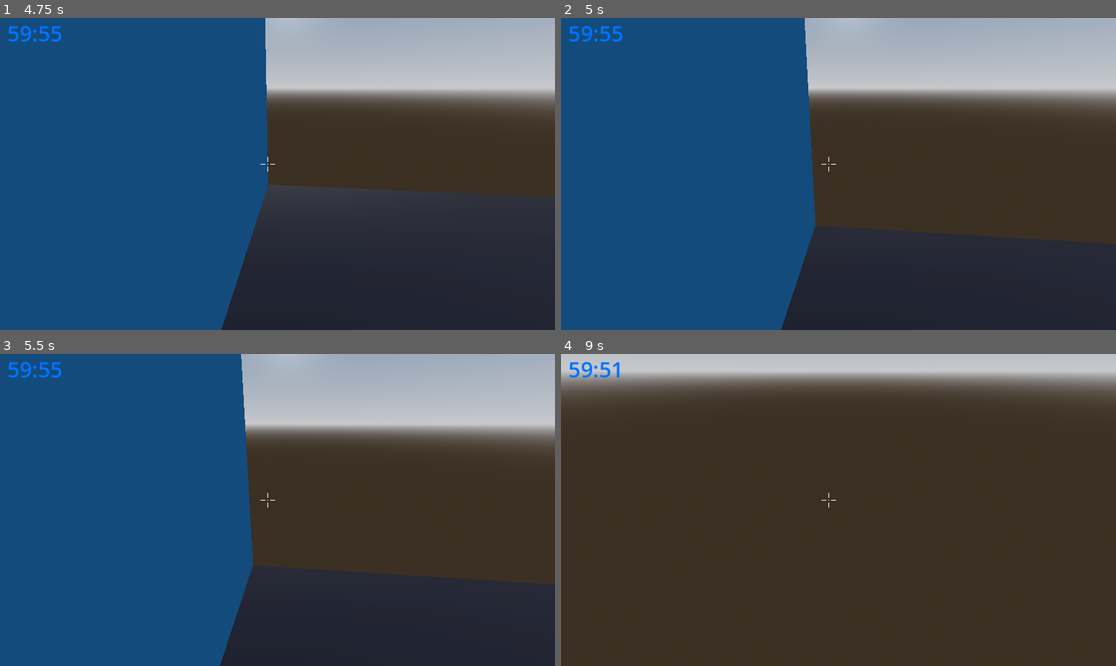
Above: before the commit, frames 1-4 (two rows, left to right).
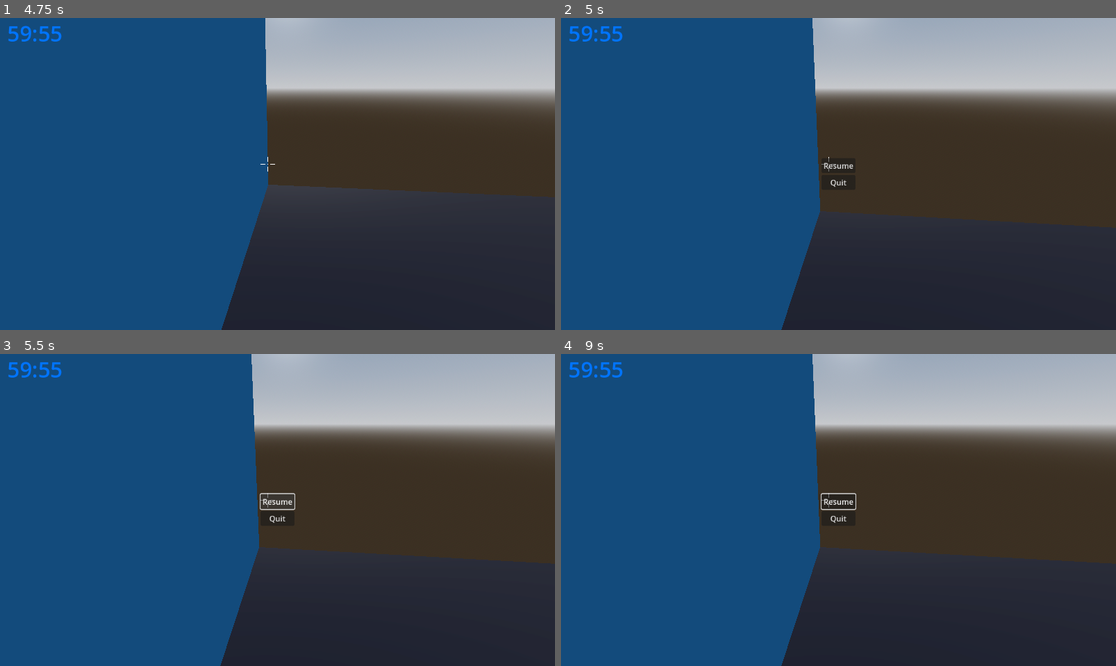
Above: after the commit, the same moments.

Repository: moriartyjk/nova_horizons
Game: Godot game, scene res://scenes/menus/main_menu.tscn
Two runs of this game, one before a commit and one after it. Both use one fixed random seed, a clock stepped at 60 frames per second and the inputs below.
Inputs (mouse positions are in pixels of both pictures, inside the frame that each line leads up to):
- Up to frame 1 (4.75 s): click "Play" at 0.5 s; tap Enter (ui_accept) at 1.25, 1.52, 2.27, 3.77, 4.52 s; move the mouse to (399, 158) at 1.27 s; hold D (move_right) 1.28-2.03 s; tap E (interact) every 0.75 s from 1.35 to 4.35 s; click (399, 158) at 1.42 s; move the mouse to (249, 174) at 2.02 s; hold W (move_forward) from 2.03 s (still down); move the mouse to (288, 167) at 2.77 s; move the mouse to (271, 180) at 3.52 s; move the mouse to (316, 177) at 4.27 s
- Up to frame 2 (5 s): keep holding W (move_forward); tap Escape (ui_cancel) at 4.9 s
- Up to frame 3 (5.5 s): release W (move_forward) at 5 s; click (277, 500) at 5 s, where only the run after the commit has a clickable "Resume"
- Up to frame 4 (9 s): move the mouse to (794, 506) at 5.77 s; hold W (move_forward) 5.78-7.28 s; tap E (interact) every 0.75 s from 5.85 to 8.85 s; tap Enter (ui_accept) at 6.02, 7.25, 7.52, 8, 8.27, 8.75 s; move the mouse to (844, 510) at 6.52 s; move the mouse to (816, 503) at 7.27 s; hold D (move_right) 7.28-8.03 s; move the mouse to (866, 510) at 8.02 s; hold W (move_forward) from 8.03 s (still down); move the mouse to (810, 510) at 8.77 s

Frame 1 is identical in both runs. In frame 2, 1.2% of the frame differs, in the area x 39-78%, y 0-100%; in frame 3, 1.6%; in frame 4, 68%, in the area x 0-100%, y 0-100%.

Commit message:
Added pause menu scene; press escape to show hide menu; ceases movement in game and uncaptures mouse

Diff:
--- a/project.godot
+++ b/project.godot
@@ -52,3 +52,8 @@
 "events": [Object(InputEventKey,"resource_local_to_scene":false,"resource_name":"","device":-1,"window_id":0,"alt_press …(192 unchanged characters)…
 ]
 }
+pause={
+"deadzone": 0.5,
+"events": [Object(InputEventKey,"resource_local_to_scene":false,"resource_name":"","device":-1,"window_id":0,"alt_pressed":false,"shift_pressed":false,"ctrl_pressed":false,"meta_pressed":false,"pressed":false,"keycode":0,"physical_keycode":4194305,"key_label":0,"unicode":0,"location":0,"echo":false,"script":null)
+]
+}
--- a/scenes/game.tscn
+++ b/scenes/game.tscn
@@ -1,9 +1,11 @@
-[gd_scene load_steps=8 format=3 uid="uid://dyoh6fxxpe67a"]
+[gd_scene load_steps=10 format=3 uid="uid://dyoh6fxxpe67a"]
 
+[ext_resource type="Script" path="res://scripts/game.gd" id="1_01hu1"]
 [ext_resource type="PackedScene" uid="uid://n1rgc4ij8che" path="res://scenes/environment.tscn" id="1_nn353"]
 [ext_resource type="PackedScene" uid="uid://ciajsvy2jp62v" path="res://scenes/robo_drone.tscn" id="2_cje2b"]
 [ext_resource type="PackedScene" uid="uid://d1m18lh8uhi7k" path="res://scenes/ui_elements/timer.tscn" id="3_ou05k"]
 [ext_resource type="PackedScene" uid="uid://1xj4qq0op506" path="res://scenes/button.tscn" id="4_awb0w"]
+[ext_resource type="PackedScene" uid="uid://dd0omf2ya3rul" path="res://scenes/menus/pause_menu.tscn" id="6_jc474"]
 
 [sub_resource type="ProceduralSkyMaterial" id="ProceduralSkyMaterial_u5gor"]
 sky_horizon_color = Color(0.64625, 0.65575, 0.67075, 1)
@@ -19,6 +21,7 @@
 glow_enabled = true
 
 [node name="Game" type="Node3D"]
+script = ExtResource("1_01hu1")
 
 [node name="WorldEnvironment" type="WorldEnvironment" parent="."]
 environment = SubResource("Environment_ipgco")
@@ -32,7 +35,12 @@
 [node name="RoboDrone" parent="." instance=ExtResource("2_cje2b")]
 transform = Transform3D(1, 0, 0, 0, 1, 0, 0, 0, 1, 0, 1.14889, 0)
 
-[node name="Timer" parent="." instance=ExtResource("3_ou05k")]
-
 [node name="Button" parent="." instance=ExtResource("4_awb0w")]
 transform = Transform3D(1, 0, 0, 0, -4.37114e-08, -1, 0, 1, -4.37114e-08, 0, 1.9489, 7.92593)
+
+[node name="UI" type="Node" parent="."]
+
+[node name="Timer" parent="UI" instance=ExtResource("3_ou05k")]
+
+[node name="PauseMenu" parent="UI" instance=ExtResource("6_jc474")]
+visible = false
--- /dev/null
+++ b/scenes/menus/pause_menu.tscn
@@ -0,0 +1,35 @@
+[gd_scene format=3 uid="uid://dd0omf2ya3rul"]
+
+[node name="PauseMenu" type="Control"]
+layout_mode = 3
+anchors_preset = 15
+anchor_right = 1.0
+anchor_bottom = 1.0
+grow_horizontal = 2
+grow_vertical = 2
+
+[node name="MarginContainer" type="MarginContainer" parent="."]
+layout_mode = 1
+anchors_preset = 8
+anchor_left = 0.5
+anchor_top = 0.5
+anchor_right = 0.5
+anchor_bottom = 0.5
+offset_left = -35.0
+offset_top = -33.0
+offset_right = 35.0
+offset_bottom = 33.0
+grow_horizontal = 2
+grow_vertical = 2
+
+[node name="VBoxContainer" type="VBoxContainer" parent="MarginContainer"]
+layout_mode = 2
+size_flags_vertical = 4
+
+[node name="Resume" type="Button" parent="MarginContainer/VBoxContainer"]
+layout_mode = 2
+text = "Resume"
+
+[node name="Quit" type="Button" parent="MarginContainer/VBoxContainer"]
+layout_mode = 2
+text = "Quit"
--- /dev/null
+++ b/scripts/game.gd
@@ -0,0 +1,21 @@
+extends Node3D
+
+@onready var pause_menu: Control = $UI/PauseMenu
+var paused = false
+
+# Called every frame. 'delta' is the elapsed time since the previous frame.
+func _process(delta: float) -> void:
+
+	if Input.is_action_just_pressed("pause"):
+		pauseMenu()
+
+
+func pauseMenu():
+	if paused:
+		pause_menu.hide()
+		Engine.time_scale = 1
+	else:
+		pause_menu.show()
+		Engine.time_scale = 0
+
+	paused = !paused
